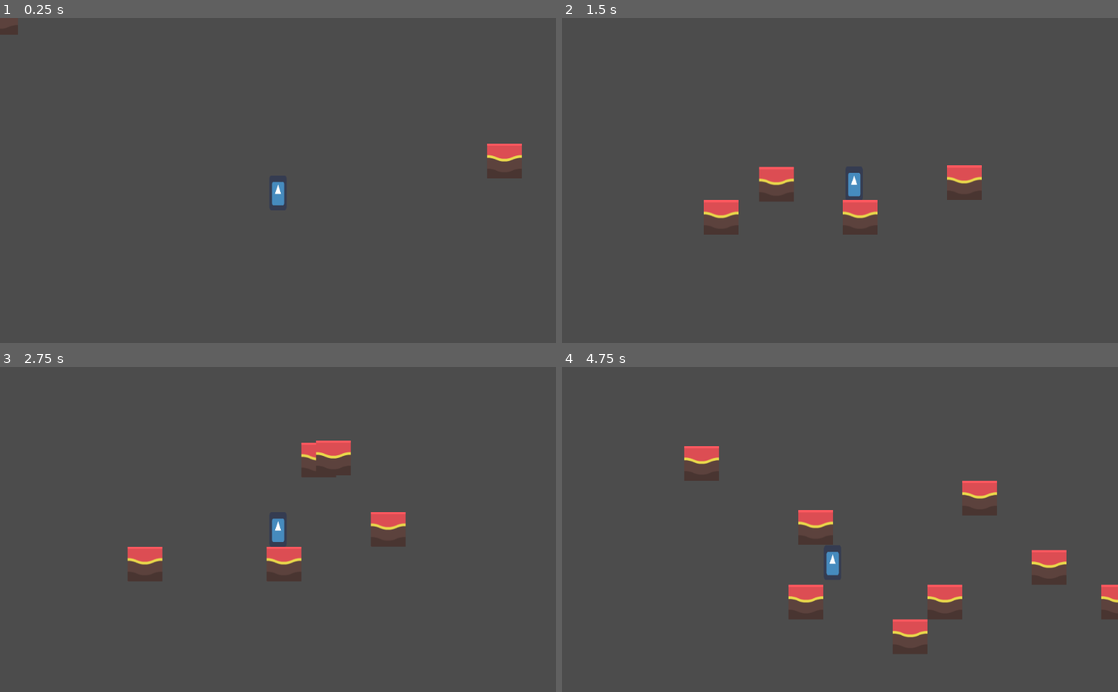
Above: before the commit, frames 1-4 (two rows, left to right).
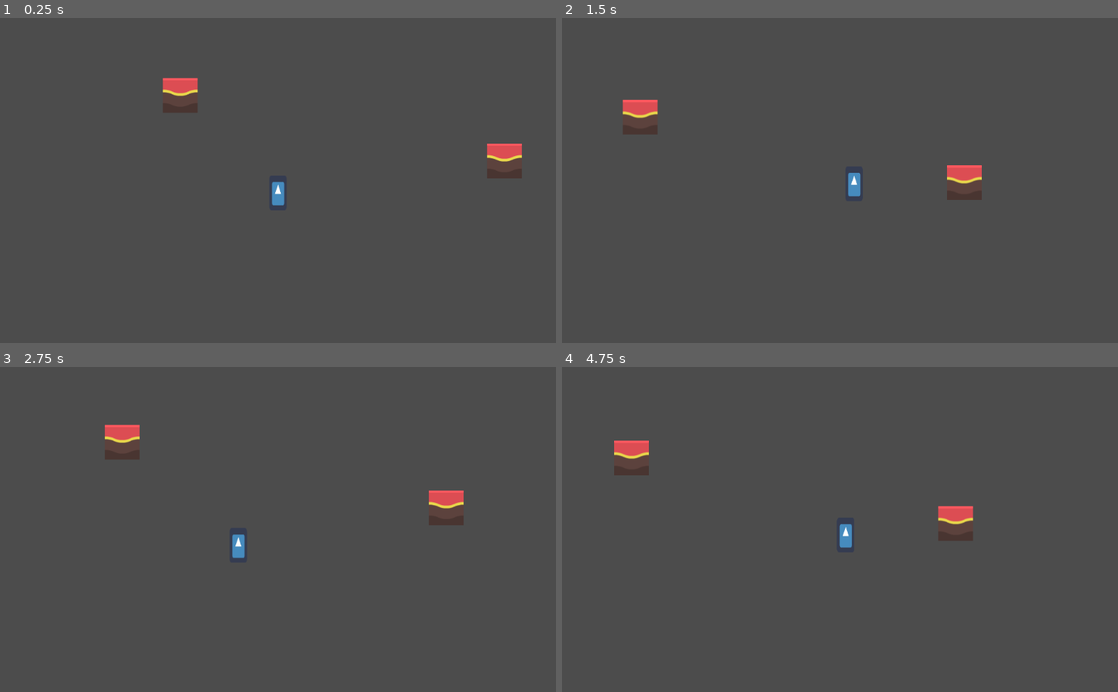
Above: after the commit, the same moments.

Repository: DominickRobinson/Supreme-Hen-Donkey
Game: Godot game, scene res://DemoScene.tscn
The game is run twice, just before and just after one commit, with the same random seed, the same clock (stepped at 60 frames per second) and the same inputs. The engine's default icon, where the game draws it, is replaced by a stand-in: a white triangle on a blue panel in a dark square.
Inputs (mouse positions are in pixels of both pictures, inside the frame that each line leads up to):
- Up to frame 1 (0.25 s): no input
- Up to frame 2 (1.5 s): move the mouse to (962, 164) at 0.52 s; press the mouse at (962, 164) at 0.53 s; hold D (right) 0.53-1.25 s; tap Space (jump) at 0.77 s; release the mouse at (962, 164) at 1.25 s; drag from (728, 196) to (873, 161) at 1.27 s
- Up to frame 3 (2.75 s): move the mouse to (333, 458) at 2.02 s; press the mouse at (333, 458) at 2.03 s; hold A (left) from 2.03 s (still down)
- Up to frame 4 (4.75 s): release A (left) at 2.75 s; release the mouse at (895, 458) at 2.75 s; drag from (812, 594) to (895, 458) at 2.77 s; move the mouse to (1006, 578) at 3.52 s; press the mouse at (1006, 578) at 3.53 s; hold D (right) 3.53-4.25 s; tap Space (jump) at 3.77 s; tap E (debug1) at 4.15 s; release the mouse at (1006, 578) at 4.25 s; drag from (673, 480) to (817, 529) at 4.27 s

The runs differ from the first frame. In frame 1, 0.5% of the frame differs, in the area x 0-36%, y 2-30%; in frame 2, 1.9%; in frame 3, 3.3%; in frame 4, 4.7%, in the area x 9-100%, y 22-89%.

Commit message:
Drag and drop tiles

Diff:
--- a/Supreme-Hen-Donkey/DemoScene.tscn
+++ b/Supreme-Hen-Donkey/DemoScene.tscn
@@ -72,25 +72,28 @@
 [node name="CollisionShape2D" type="CollisionShape2D" parent="Box"]
 shape = SubResource( 1 )
 
-[node name="Node2D" type="Node2D" parent="."]
-script = ExtResource( 4 )
-
-[node name="TileMap" type="TileMap" parent="Node2D"]
+[node name="TileMap" type="TileMap" parent="."]
 tile_set = SubResource( 3 )
+collision_layer = 3
 format = 1
 tile_data = PoolIntArray( 327687, 0, 0 )
 
-[node name="Area2D" type="Area2D" parent="Node2D"]
+[node name="EditorMode" type="Node2D" parent="."]
+script = ExtResource( 4 )
+tileMapNP = NodePath("../TileMap")
+
+[node name="DraggableTile" type="Area2D" parent="EditorMode"]
 position = Vector2( -117, 231 )
 script = ExtResource( 6 )
+tileMapNP = NodePath("../../TileMap")
 
-[node name="CollisionShape2D" type="CollisionShape2D" parent="Node2D/Area2D"]
+[node name="CollisionShape2D" type="CollisionShape2D" parent="EditorMode/DraggableTile"]
 shape = SubResource( 5 )
 __meta__ = {
 "_edit_lock_": true
 }
 
-[node name="TileBrown02" type="Sprite" parent="Node2D/Area2D"]
+[node name="TileBrown02" type="Sprite" parent="EditorMode/DraggableTile"]
 texture = ExtResource( 5 )
 __meta__ = {
 "_edit_lock_": true
--- a/Supreme-Hen-Donkey/EditorMode.gd
+++ b/Supreme-Hen-Donkey/EditorMode.gd
@@ -1,24 +1,19 @@
 extends Node2D
 
-onready var tilemap = $TileMap
 
-# Declare member variables here. Examples:
-# var a = 2
-# var b = "text"
+export(NodePath) var tileMapNP: NodePath
+onready var tileMap = get_node(tileMapNP)
 
-onready var tileMap = $TileMap
-
-# Called when the node enters the scene tree for the first time.
 func _ready():
 	pass
 
 
 func _input(event):
-	# Mouse in viewport coordinates.
-	if event.is_action_pressed("place_tile"):
-		var tilePos = tileMap.world_to_map(get_global_mouse_position())
-		tileMap.set_cellv(tilePos, 0)
+#	if event.is_action_pressed("debug1"):
+#		placeTiles()
+	pass
 
 
-   # Print the size of the viewport.
-#   print("Viewport Resolution is: ", get_viewport_rect().size)
+func placeTiles():
+	for node in get_children():
+		node.placeTile()
--- a/Supreme-Hen-Donkey/FollowMouse.gd
+++ b/Supreme-Hen-Donkey/FollowMouse.gd
@@ -1,15 +1,45 @@
 extends Area2D
 
 
-# Declare member variables here. Examples:
-# var a = 2
-# var b = "text"
+export(NodePath) var tileMapNP: NodePath
+onready var tileMap = get_node(tileMapNP)
+onready var mouseOffset = $CollisionShape2D.shape.extents;
 
+var following: bool = false
+var startPos: Vector2
 
-# Called when the node enters the scene tree for the first time.
 func _ready():
-	pass # Replace with function body.
+	startPos = position
 
 
 func _physics_process(delta):
-	position = get_global_mouse_position()
+	if following:
+		followMouse()
+
+
+func _input_event(viewport, event, shape_idx):
+	# Start dragging
+	if event.is_action_pressed("click"):
+		if event.is_pressed():
+			following = true
+	# Release and put on tilemap
+	elif event.is_action_released("click"):
+		if following:
+			following = false
+#			placeTile()
+
+
+# Update position to snap to grid
+func followMouse():
+	position = tileMap.map_to_world(tileMap.world_to_map(get_global_mouse_position()))
+	position += mouseOffset
+
+
+# Places tile at current location
+func placeTile():
+	var tilePos = tileMap.world_to_map(position)
+	var tileType = 0
+	tileMap.set_cellv(tilePos, tileType)
+
+	# DEBUG Reset tile to original position
+#	position = startPos
--- a/Supreme-Hen-Donkey/project.godot
+++ b/Supreme-Hen-Donkey/project.godot
@@ -46,7 +46,7 @@
 "events": [ Object(InputEventKey,"resource_local_to_scene":false,"resource_name":"","device":0,"alt":false,"shift":false,"control":false,"meta":false,"command":false,"pressed":false,"scancode":0,"physical_scancode":69,"unicode":0,"echo":false,"script":null)
  ]
 }
-place_tile={
+click={
 "deadzone": 0.5,
 "events": [ Object(InputEventMouseButton,"resource_local_to_scene":false,"resource_name":"","device":0,"alt":false,"shi …(212 unchanged characters)…
  ]
